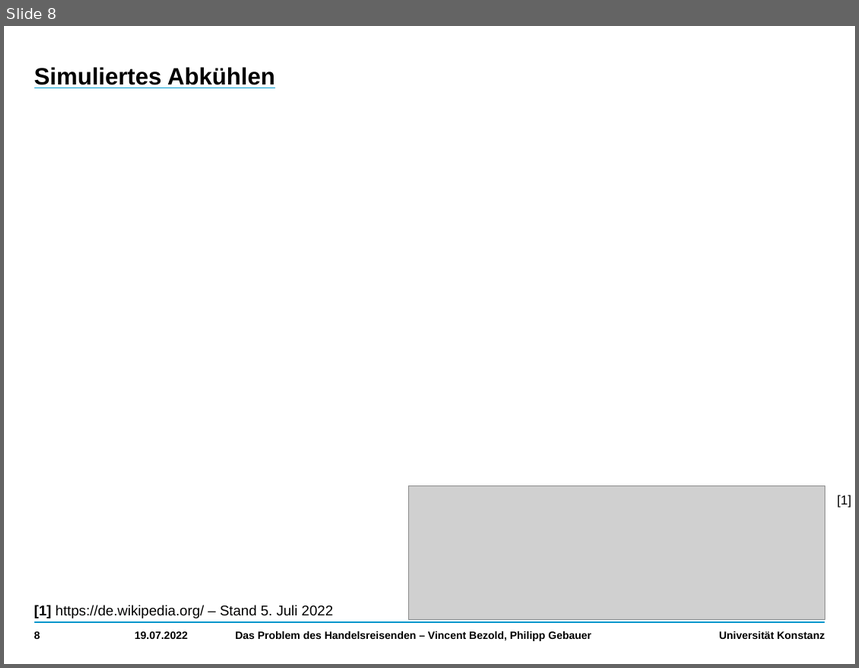
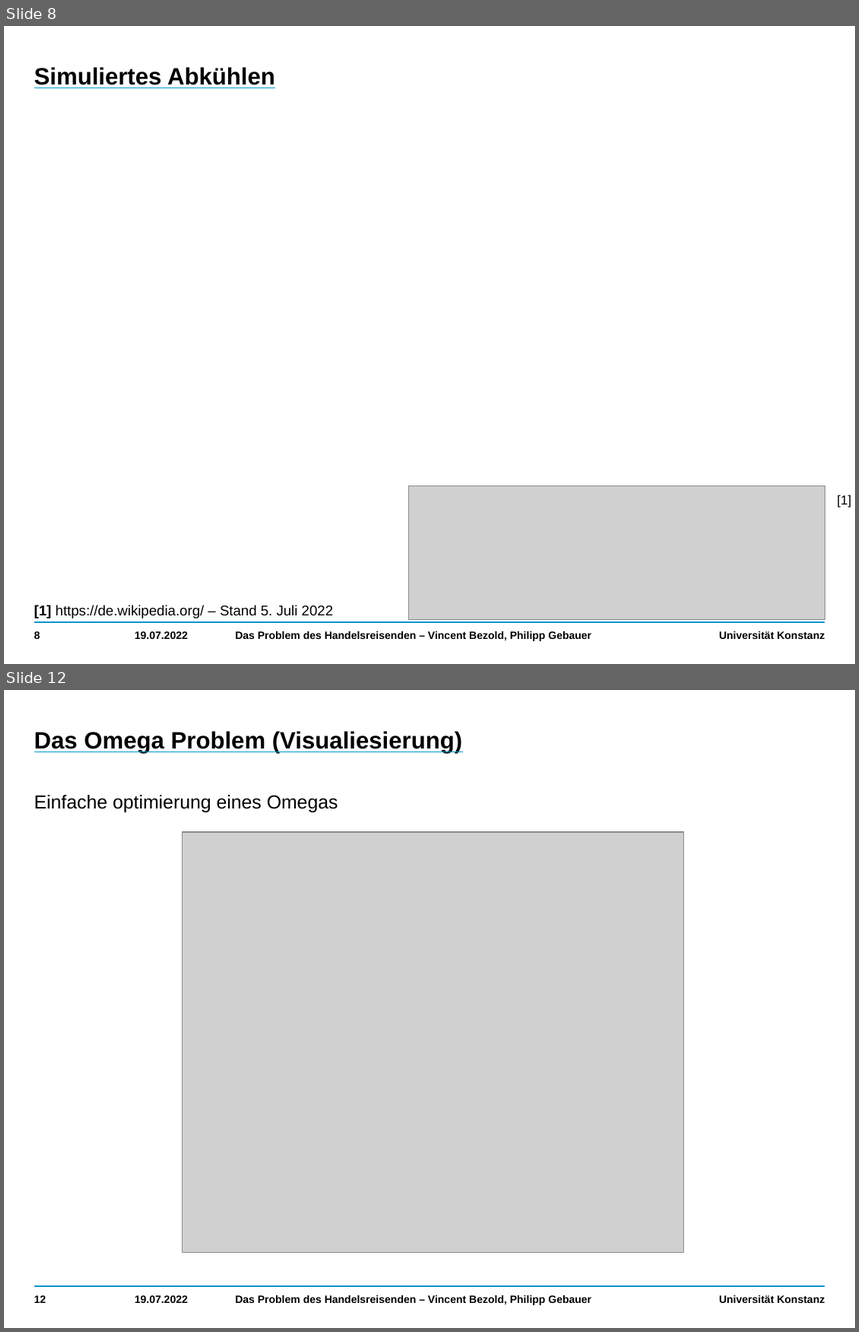
Before and after one commit to VincentBezold/Computer-simulation-stochastic-optimization, a slide deck: Travelling Salesman.pptx. Shown one above the other, each under a label of ours: slide 8 before the commit, slides 8 and 12 after it; the slides between them are not shown. The pictures are 859x668 and 859x1332 pixels, drawn with LibreOffice and Linux fonts; fonts in the diff are those of the drawing; grey boxes stand for pictures. Boxes give left, top, right and bottom in pixels: in the first picture for what was removed or moved away, otherwise in the second. Text is boxed around its words. In the diff, an @@ line names an element or a change of style, - is before the commit and + after.

```diff
--- a/Travelling Salesman.pptx
+++ b/Travelling Salesman.pptx
@@ slide 12 added at box(4, 690, 855, 1328), background #FFFFFF; not listed: 2 template elements that a slide beside it also shows @@
@@ title added at box(34, 731, 462, 754), 20 pt, text #000000, bold, underline @@
+Das Omega Problem (Visualiesierung)
@@ text added at box(34, 795, 338, 812), 16 pt, text #000000 @@
+  Einfache optimierung eines Omegas
@@ picture added at box(183, 832, 684, 1252) @@
@@ page number added at box(34, 1296, 47, 1303), 9 pt, text #000000, bold @@
+12
@@ text added at box(135, 1296, 188, 1303), 9 pt, text #000000, bold @@
+19.07.2022
@@ text added at box(235, 1296, 591, 1306), 9 pt, text #000000, bold @@
+Das Problem des Handelsreisenden – Vincent Bezold, Philipp Gebauer
```
Also in this commit, not shown: 5 slides changed, 6 other slides added.
